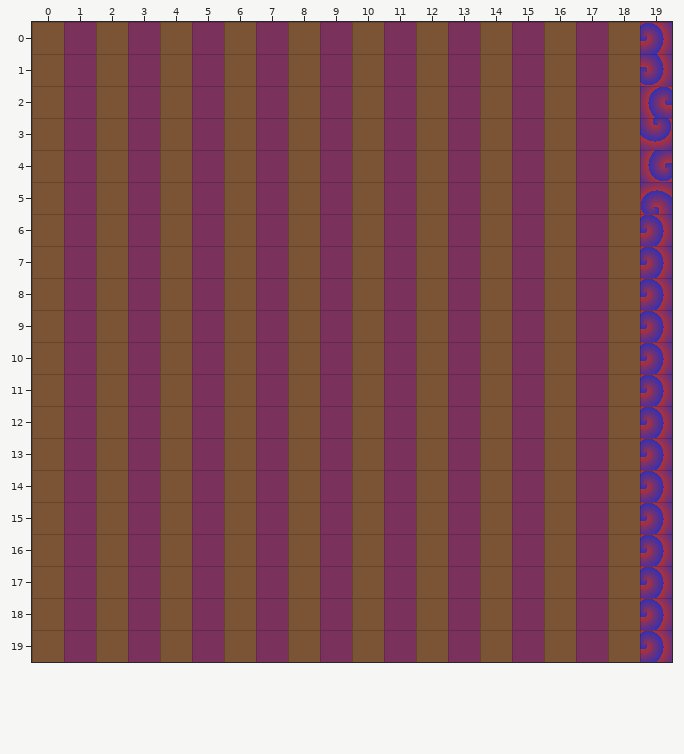
Two states of a Tiled map, media/maps/maps/test.tmx. This is how it looked before the edit.
Cells are 32x32 px. Shown: x 0..19, y 0..19.
And afterwards:
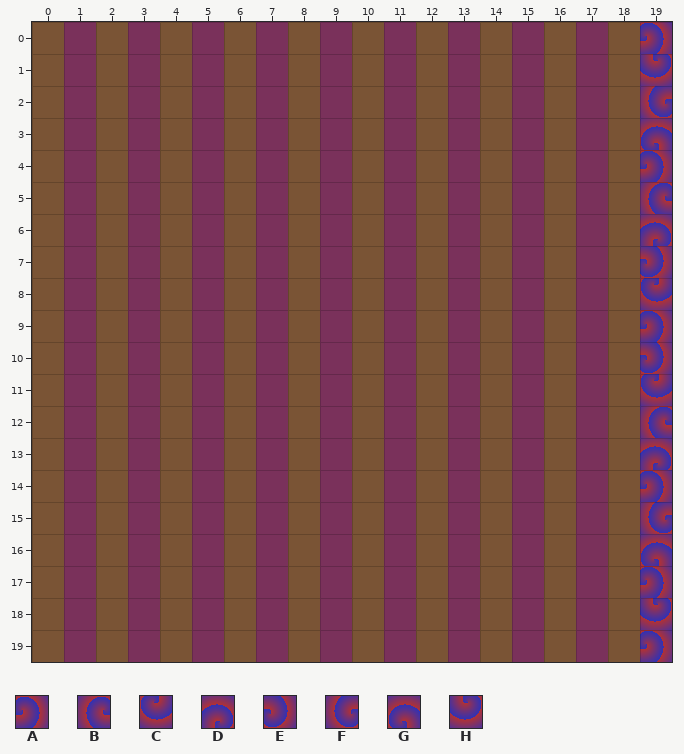
Key: from "Test": A 3 "gradiant", B 3 flipped left-right "gradiant", C 3 flipped on the diagonal "gradiant", D 3 flipped on the other diagonal "gradiant", E 3 flipped up-down "gradiant", F 3 turned 180 "gradiant", G 3 turned 270 "gradiant", H 3 turned 90 "gradiant".
_ is an empty cell.
See-through tiles are keyed as they look on the map.
Commit: Map: flips are now fully and correctly handled
Changes in this commit:
Layer "Tile Layer 1":
The edit turns tile F into tile A in row 4 at x 19.
The edit turns tile A into tile B in row 12 at x 19.
The edit turns tile G into tile B in row 5 at x 19.
The edit turns tile A into tile C in row 8 at x 19; in row 11 at x 19.
The edit turns tile A into tile D in row 6 at x 19; in row 13 at x 19.
The edit turns tile A into tile E in row 7 at x 19; in row 10 at x 19.
The edit turns tile A into tile F in row 15 at x 19.
The edit turns tile B into tile F in row 2 at x 19.
The edit turns tile A into tile G in row 16 at x 19.
The edit turns tile H into tile G in row 3 at x 19.
The edit turns tile A into tile H in row 18 at x 19.
The edit turns tile E into tile H in row 1 at x 19.
